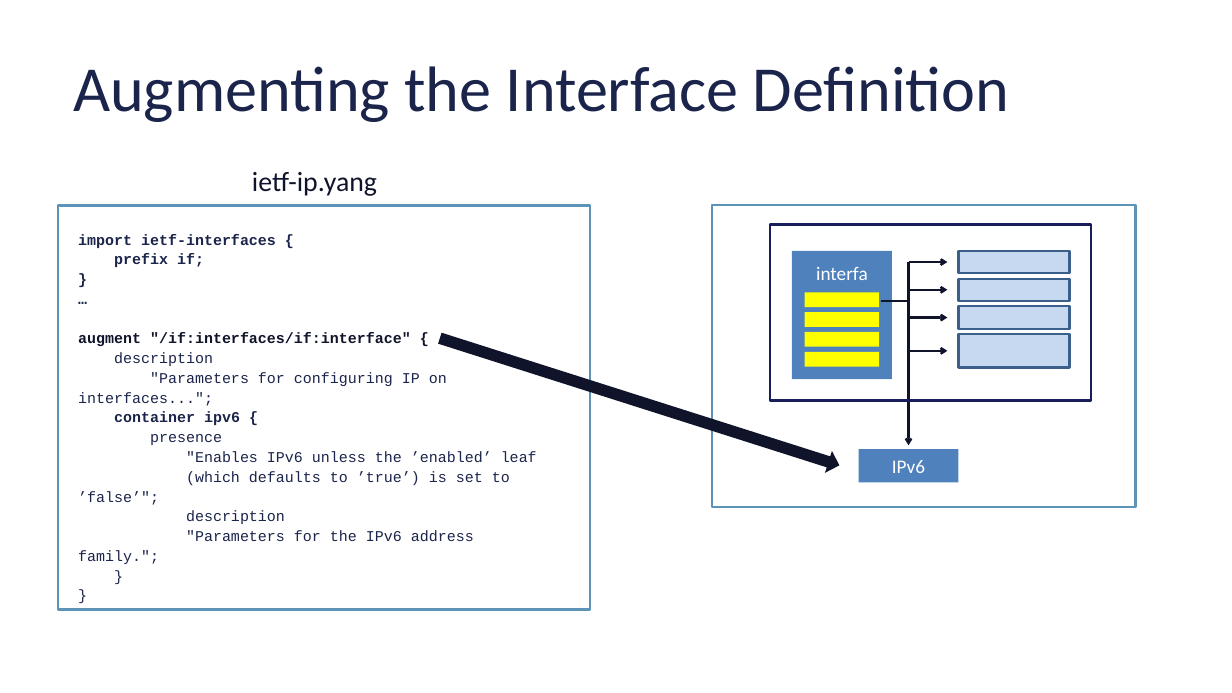
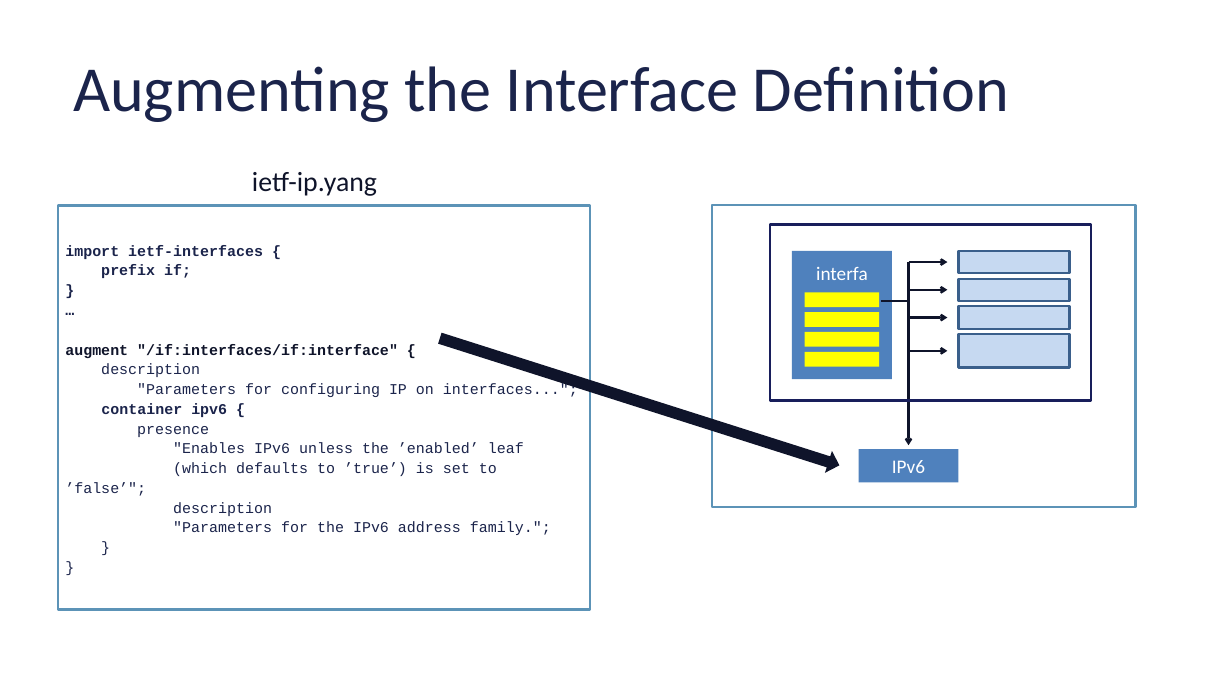
Before and after one commit to cmoberg/netconf-yang-training, a slide deck: slide 25 of slides/module-2-yang.pptx. Drawn at 1232x693 pixels with LibreOffice and Linux fonts; fonts in the diff are those of the drawing. Boxes give left, top, right and bottom in pixels: in the first picture for what was removed or moved away, otherwise in the second. Text is boxed around its words. In the diff, an @@ line names an element or a change of style, - is before the commit and + after.

```diff
--- a/slides/module-2-yang.pptx
+++ b/slides/module-2-yang.pptx
@@ text removed at (78,234,537,564) @@
-import ietf-interfaces {
-prefix if;
-}
-…
-augment "/if:interfaces/if:interface" {
-description
-"Parameters for configuring IP on interfaces...";
-container ipv6 {
-presence
-"Enables IPv6 unless the ’enabled’ leaf
-(which defaults to ’true’) is set to ’false’";
-description
-"Parameters for the IPv6 address family.";
-}
-}
@@ text in rectangle at (65,245,578,535): text added @@
+import ietf-interfaces {
+prefix if;
+}
+…
+augment "/if:interfaces/if:interface" {
+description
+"Parameters for configuring IP on interfaces...";
+container ipv6 {
+presence
+"Enables IPv6 unless the ’enabled’ leaf
+(which defaults to ’true’) is set to ’false’";
+description
+"Parameters for the IPv6 address family.";
+}
+}
```
Also in this commit, not shown: 15 other slides changed, 1 slide removed, 11 other files.
